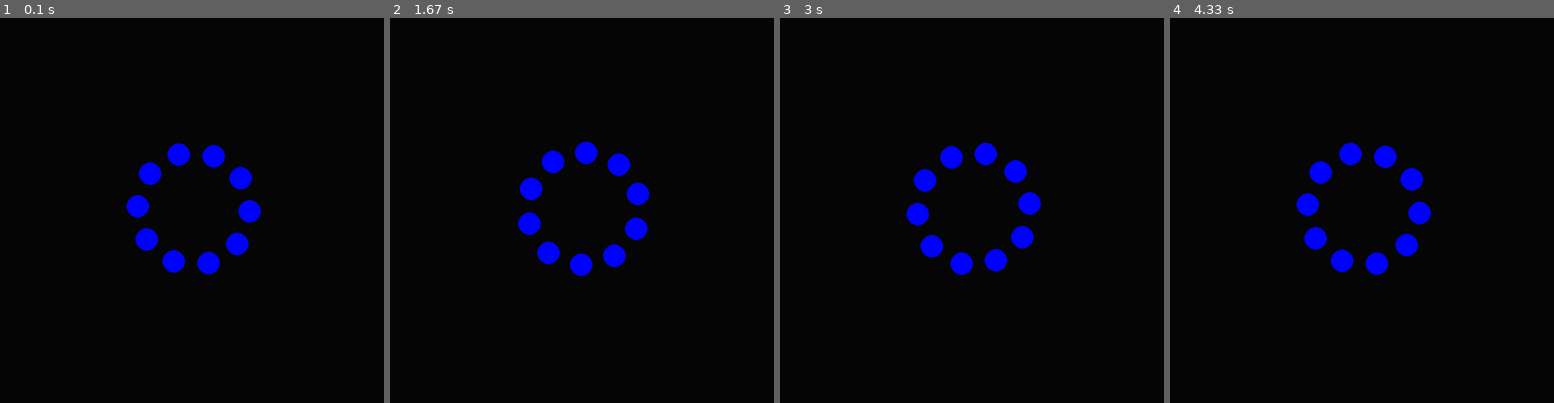
Above: before the commit, frames 1-4 (left to right).
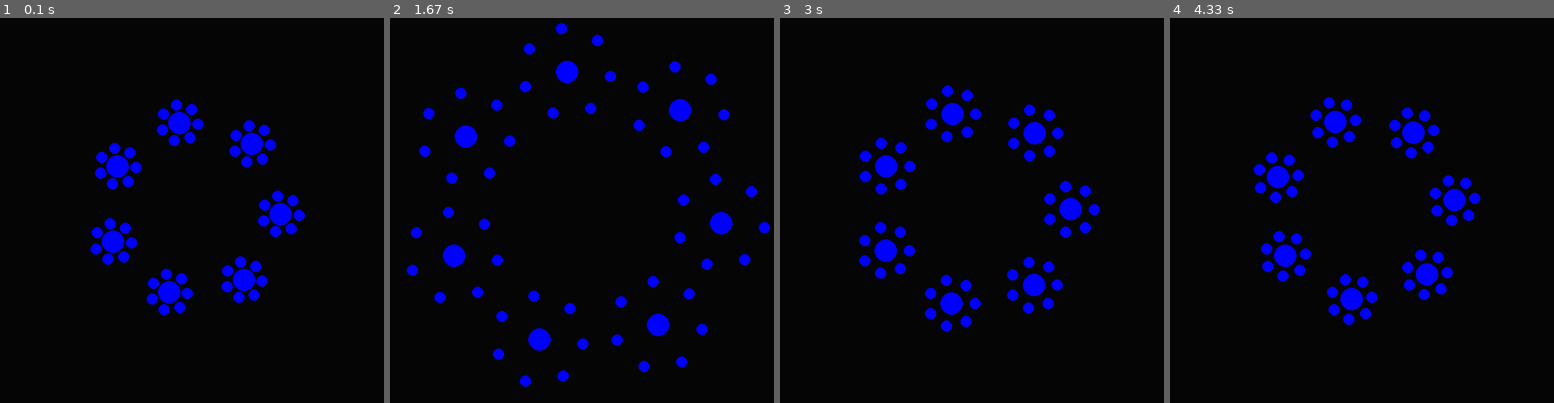
Above: after the commit, the same moments.

Repository: hippyclipper/pygame_graphics
Game: pygame game, started from src/cirlces.py
Same seed, same stepped clock (60 frames per second), same inputs: the game is played once before the commit and once after it.
Inputs:
- Up to frame 1 (0.1 s): no input
- Up to frame 2 (1.67 s): no input
- Up to frame 3 (3 s): no input
- Up to frame 4 (4.33 s): no input

The runs differ from the first frame. In frame 1, 7.7% of the frame differs, in the area x 23-80%, y 21-78%; in frame 2, 7.7%, in the area x 4-99%, y 1-96%; in frame 3, 7.7%; in frame 4, 7.7%.

Commit message:
working concentric rings

Diff:
--- a/src/cirlces.py
+++ b/src/cirlces.py
@@ -28,40 +28,50 @@
 
 class Circles:
 
-    def __init__(self):
+    def __init__(self, bigRad, num, sRad, scale):
+
         self.circles = []
-        self.numCircles = 10
-        self.bigRad = 100
-        r = 20
-
+        self.numCircles = num
+        self.bigRad = bigRad
+        self.smallRad = sRad
+        self.middleX = width//2
+        self.middleY = height//2
+        self.counter = 0
+        self.radScale = scale
         for i in range(self.numCircles):
-            degree = i/self.numCircles * 360
-            radians = math.radians(degree)
-            centerX = width//2
-            centerY = height//2
-            x = centerX + (math.cos(radians) * self.bigRad)
-            y = centerY + (math.sin(radians) * self.bigRad)
-            self.circles.append(Circle(x,y,r, radians))
+            radians = math.radians(i/self.numCircles * 360)
+            x = self.middleX + (math.cos(radians) * self.bigRad)
+            y = self.middleY + (math.sin(radians) * self.bigRad)
+            self.circles.append(Circle(x,y,self.smallRad, radians))
 
     def update(self):
         for x in self.circles:
             x.rads += .01
-            x.x = width//2 + math.cos(x.rads)*self.bigRad
-            x.y = height//2 + math.sin(x.rads)*self.bigRad
+            x.x = self.middleX + math.cos(x.rads)*self.bigRad
+            x.y = self.middleY + math.sin(x.rads)*self.bigRad
+        self.bigRad += math.sin(self.counter)*5 * self.radScale
+        self.counter += .1
 
     def draw(self):
         for x in self.circles:
             x.draw()
 
-circles = Circles()
+circles = Circles(150, 7, 20, 1)
+smallHalos = [Circles(30, 7, 10, .5) for x in range(circles.numCircles)]
 while not done:
 
     for event in pygame.event.get():
         if event.type == pygame.QUIT:
             done = True
 
+    #circles.draw()
+    circles.update()
+    for i,x in enumerate(smallHalos):
+        x.middleX = circles.circles[i].x
+        x.middleY = circles.circles[i].y
+        x.update()
+        x.draw()
     circles.draw()
-    circles.update()
     pygame.display.flip()
     clock.tick(60)
     screen.fill(BACKGROUND)
